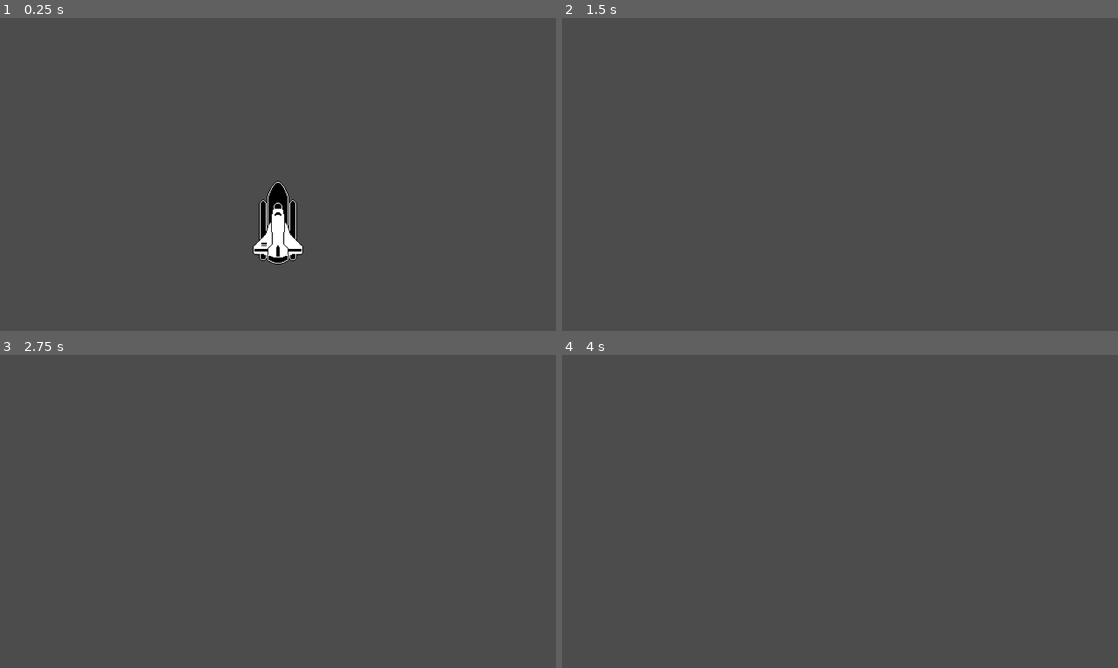
Above: before the commit, frames 1-4 (two rows, left to right).
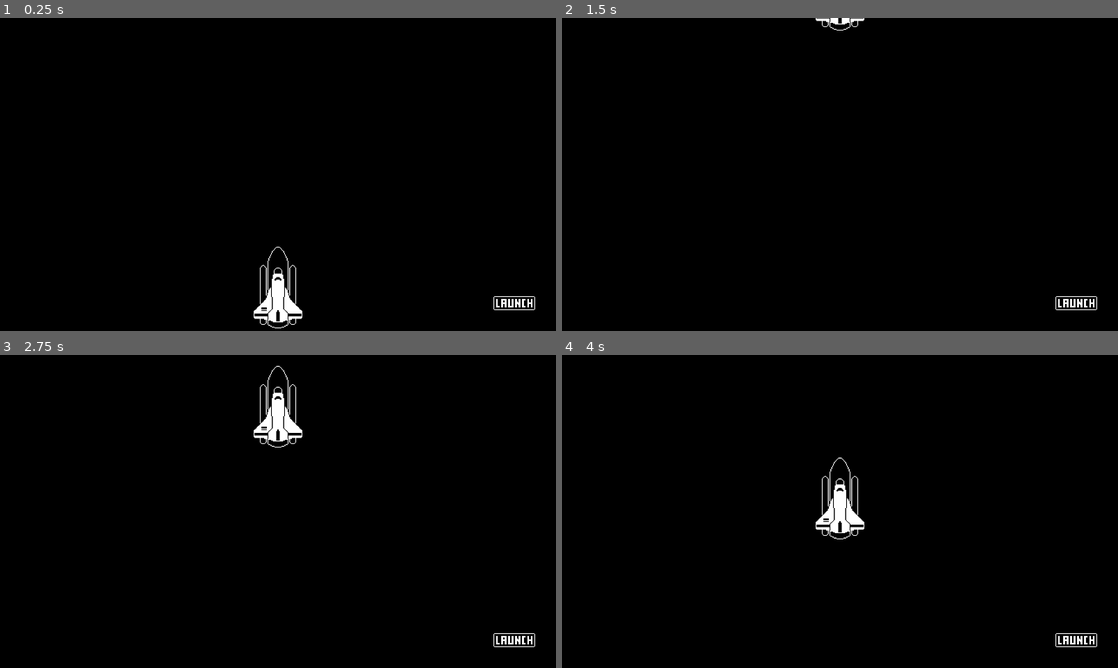
Above: after the commit, the same moments.

Repository: pjz987/1-Bit-Godot
Game: Godot game, scene res://World.tscn
The game is run twice, just before and just after one commit, with the same random seed, the same clock (stepped at 60 frames per second) and the same inputs.
Inputs (mouse positions are in pixels of both pictures, inside the frame that each line leads up to):
- Up to frame 1 (0.25 s): no input
- Up to frame 2 (1.5 s): click (1073, 302) at 0.52 s; click (1073, 302) at 1.27 s
- Up to frame 3 (2.75 s): click (511, 639) at 2.02 s
- Up to frame 4 (4 s): tap Enter at 3.5 s

The runs differ from the first frame. In frame 1, 99% of the frame differs, in the area x 0-100%, y 0-100%; in frame 2, 100%; in frame 3, 100%; in frame 4, 100%.

Commit message:
TextureButton Node + signals

Diff:
--- a/Rocket Launch/World.gd
+++ b/Rocket Launch/World.gd
@@ -3,5 +3,5 @@
 onready var animationPlayer: = $AnimationPlayer # inferred strict typing
 #onready var animationPlayer: AnimationPlayer = $AnimationPlayer # strict typing
 
-func _ready():
+func _on_LaunchButton_pressed():
 	animationPlayer.play("Launch")
--- a/Rocket Launch/World.tscn
+++ b/Rocket Launch/World.tscn
@@ -1,7 +1,8 @@
-[gd_scene load_steps=4 format=2]
+[gd_scene load_steps=5 format=2]
 
 [ext_resource path="res://Rocket Launch Resources/RocketShip.png" type="Texture" id=1]
 [ext_resource path="res://World.gd" type="Script" id=2]
+[ext_resource path="res://Rocket Launch Resources/LaunchButton.png" type="Texture" id=3]
 
 [sub_resource type="Animation" id=1]
 resource_name = "Launch"
@@ -18,8 +19,16 @@
 "values": [ Vector2( 640, 620 ), Vector2( 640, -112 ) ]
 }
 
-[node name="Node" type="Node"]
+[node name="World" type="Node"]
 script = ExtResource( 2 )
+
+[node name="ColorRect" type="ColorRect" parent="."]
+margin_right = 1280.0
+margin_bottom = 720.0
+color = Color( 0, 0, 0, 1 )
+__meta__ = {
+"_edit_use_anchors_": false
+}
 
 [node name="RocketShip" type="Sprite" parent="."]
 position = Vector2( 640, 620 )
@@ -28,3 +37,15 @@
 
 [node name="AnimationPlayer" type="AnimationPlayer" parent="."]
 anims/Launch = SubResource( 1 )
+
+[node name="LaunchButton" type="TextureButton" parent="."]
+margin_left = 1136.0
+margin_top = 640.0
+margin_right = 1184.0
+margin_bottom = 656.0
+rect_scale = Vector2( 2, 2 )
+texture_normal = ExtResource( 3 )
+__meta__ = {
+"_edit_use_anchors_": false
+}
+[connection signal="pressed" from="LaunchButton" to="." method="_on_LaunchButton_pressed"]
